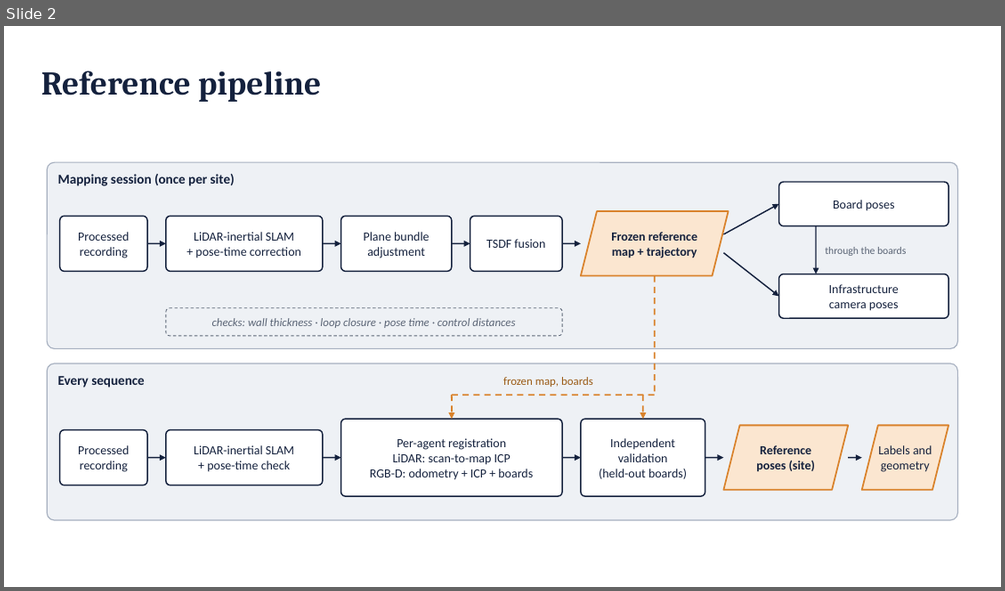
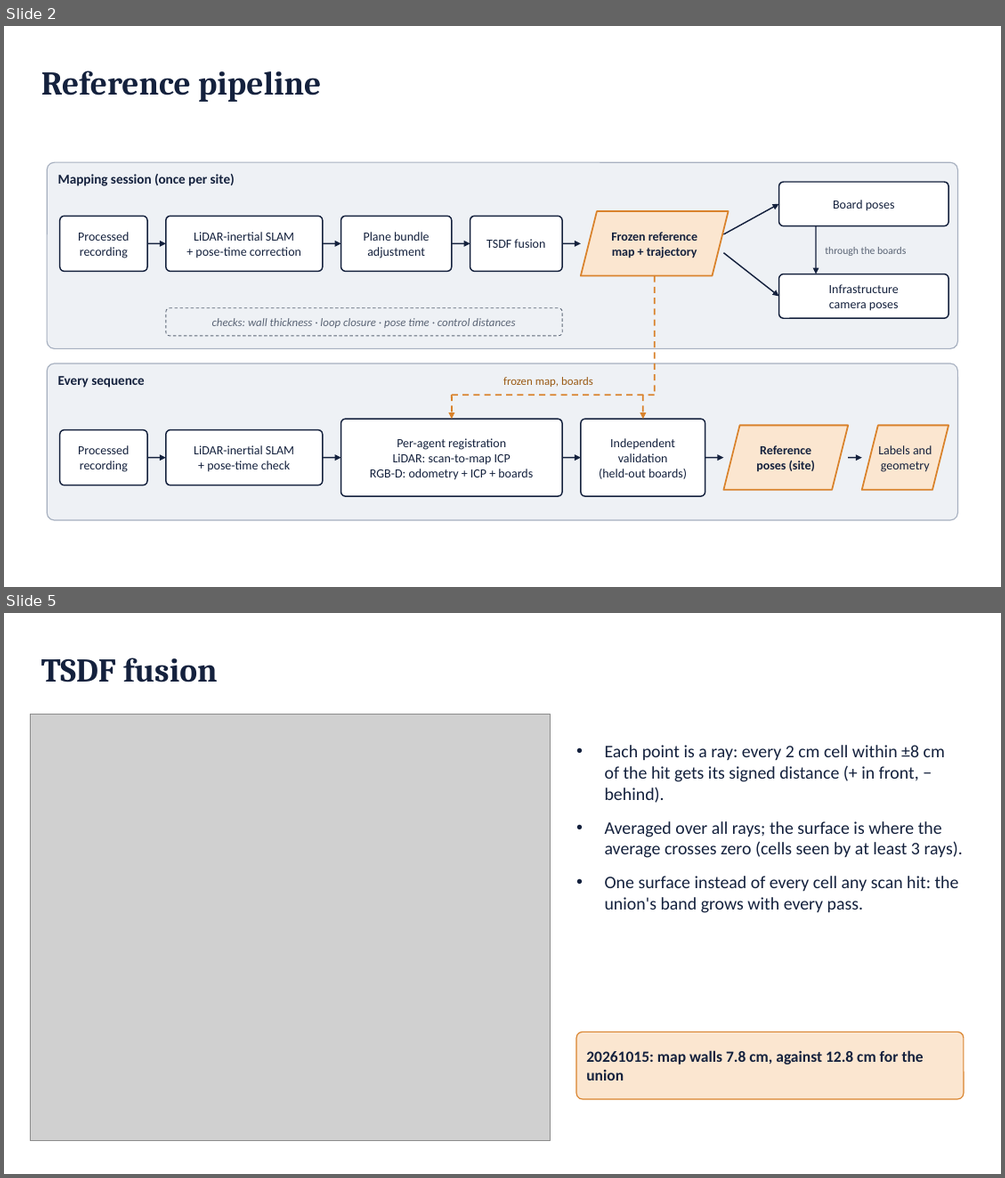
Before and after one commit to jorichee14/Others, a slide deck: scoop_testbed_paper/figs/fig_refpipeline.pptx. Shown one above the other, each under a label of ours: slide 2 before the commit, slides 2 and 5 after it; the slides between them are not shown. The pictures are 1005x591 and 1005x1178 pixels, drawn with LibreOffice and Linux fonts; fonts in the diff are those of the drawing; grey boxes stand for pictures. Boxes give left, top, right and bottom in pixels: in the first picture for what was removed or moved away, otherwise in the second. Text is boxed around its words. In the diff, an @@ line names an element or a change of style, - is before the commit and + after.

```diff
--- a/scoop_testbed_paper/figs/fig_refpipeline.pptx
+++ b/scoop_testbed_paper/figs/fig_refpipeline.pptx
@@ slide 5 added at (4, 613, 1001, 1174), background #FFFFFF @@
@@ text added at (41, 657, 218, 682), 32 pt, text #14213D, bold @@
+TSDF fusion
@@ picture added at (30, 714, 550, 1140) @@
@@ text added at (605, 745, 963, 913), 17 pt, text #14213D @@
+• Each point is a ray: every 2 cm cell within ±8 cm of the hit gets its signed distance (+ in front, − behind).
+• Averaged over all rays; the surface is where the average crosses zero (cells seen by at least 3 rays).
+• One surface instead of every cell any scan hit: the union's band grows with every pass.
@@ rounded rectangle added at (577, 1032, 964, 1099), fill #FBE6D0, outline #D9822B 1 pt, 15 pt, text #14213D, bold @@
+20261015: map walls 7.8 cm, against 12.8 cm for the union
```
Also in this commit, not shown: 3 other slides added, 1 slide removed, 8 other files.
